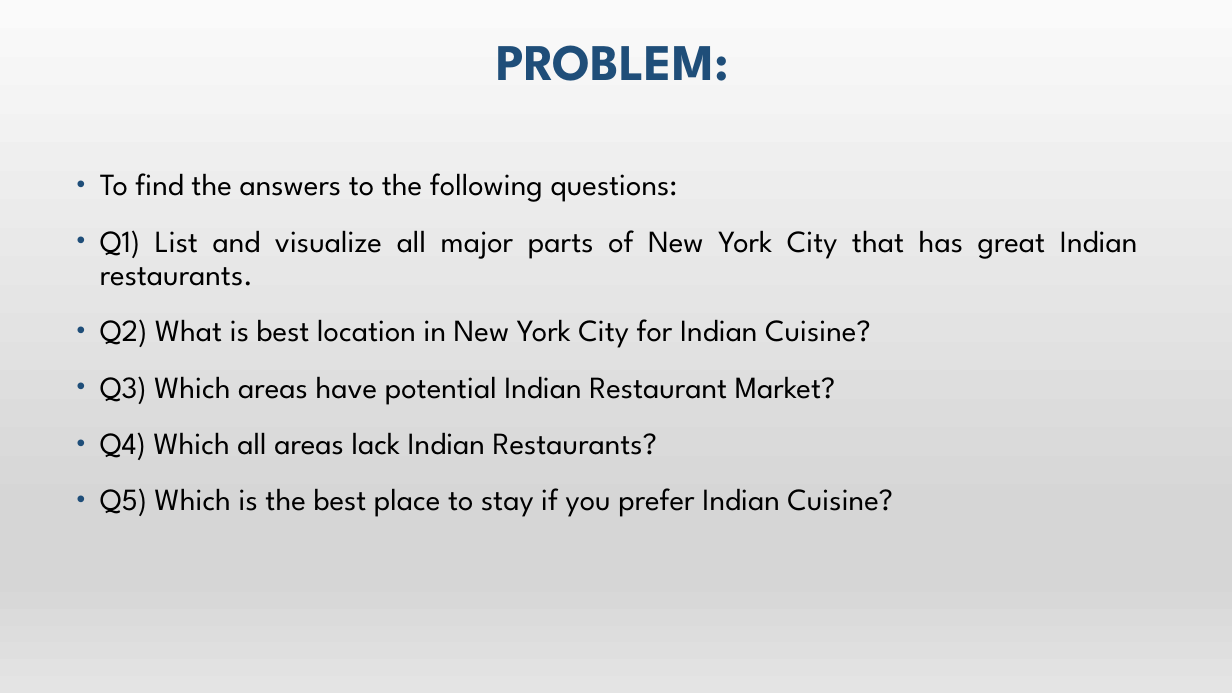
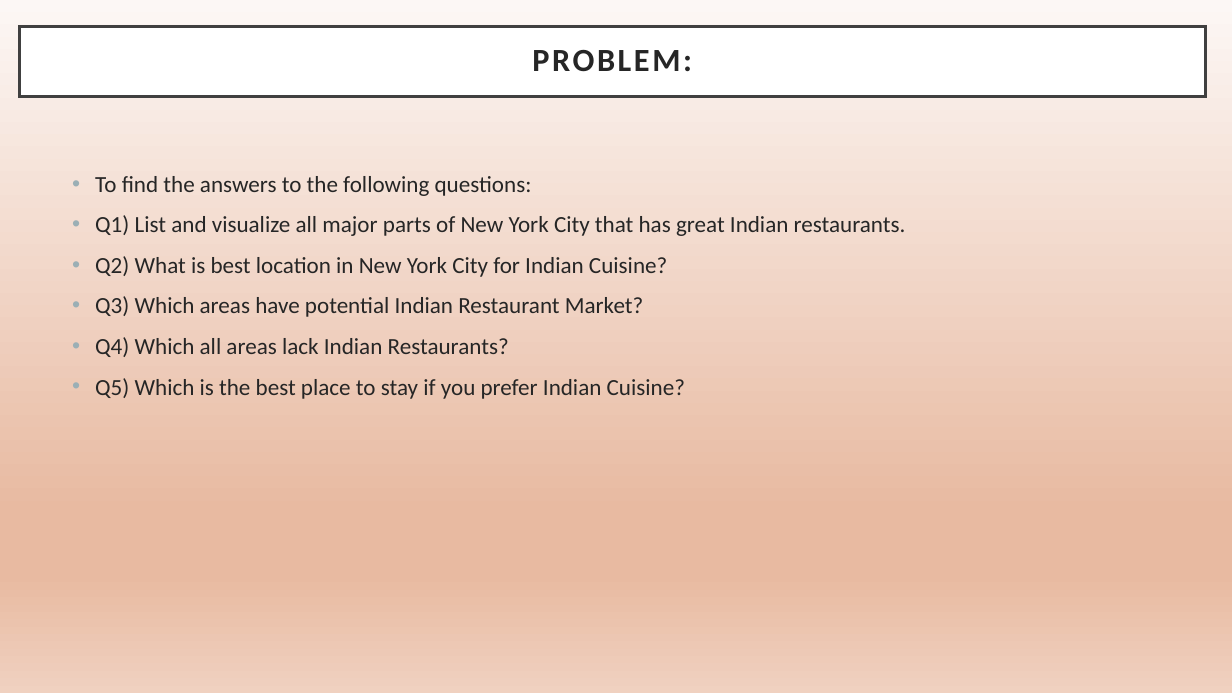
Before and after one commit to ashwinisambandan/-Coursera_Capstone, a slide deck: slide 3 of Capstone - The Battle of Neighborhoods - Part 2/Presentation - The Battle of Neighbourhoods.pptx. Drawn at 1232x693 pixels with LibreOffice and Linux fonts; fonts in the diff are those of the drawing. Boxes give left, top, right and bottom in pixels: in the first picture for what was removed or moved away, otherwise in the second. Text is boxed around its words. In the diff, an @@ line names an element or a change of style, - is before the commit and + after.

```diff
--- a/Capstone - The Battle of Neighborhoods - Part 2/Presentation - The Battle of Neighbourhoods.pptx
+++ b/Capstone - The Battle of Neighborhoods - Part 2/Presentation - The Battle of Neighbourhoods.pptx
@@ background gradient #F2F2F2 to #E7E6E6 to #FFFFFF to #D0CECE to #F2F2F2 @@
@@ rectangle at <box>0,0,1232,693</box>: fill gradient #FAFAFA to #D7D7D7 to #E4E4E4 to gradient #FCF7F5 to #E8BAA1 to #F0D1C0 @@
@@ title "PROBLEM:": place and size @@
-title "PROBLEM:" at <box>496,45,729,81</box>
+title "PROBLEM:" at <box>19,27,1206,97</box>
@@ title "PROBLEM:" at <box>19,27,1206,97</box>: size 40 to 25.2 pt, font League Spartan to Calibri, text colour #1F4E79 to #262626, letter spacing 0 to 2 pt; vertical alignment bottom to middle; fill none to #FFFFFF; outline none to #404040 2.5 pt @@
@@ text "To find the answers to ..." at <box>95,176,906,399</box>: size 24 to 18 pt, font League Spartan to Calibri, text colour #000000 to #262626; indent changed; line spacing 0.9 to 1; less space between paragraphs; bullet colour #1F4E79 to #9BAFB5 @@
```
Also in this commit, not shown: 5 other slides changed, 3 other files.
